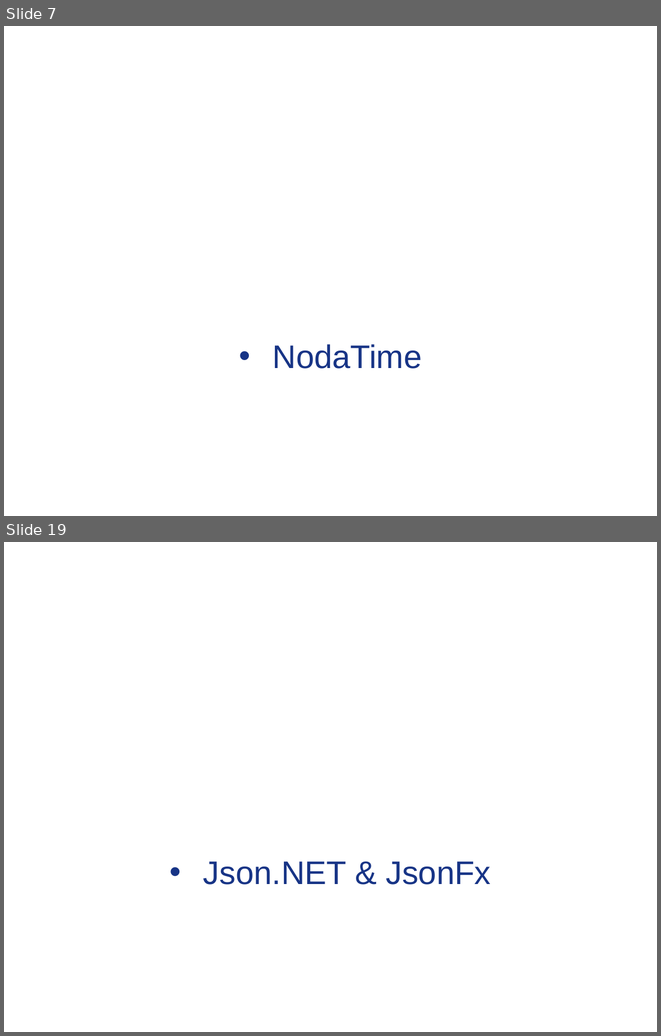
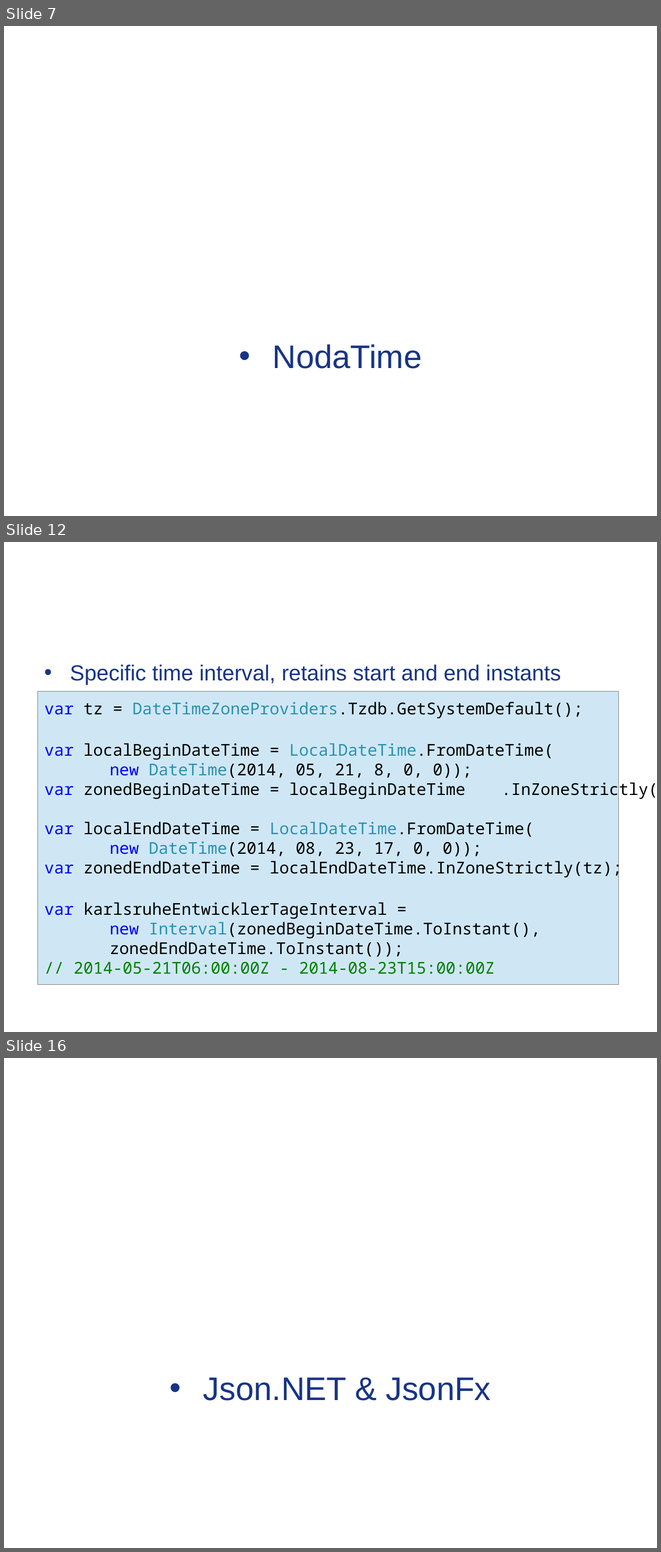
Before and after one commit to Timothep/MarathonWOShoes, a slide deck: BarefootMarathon.odp. Shown one above the other, each under a label of ours: slides 7 and 19 before the commit, slides 7, 12 and 16 after it; the slides between them are not shown. The pictures are 661x1036 and 661x1552 pixels, drawn with LibreOffice and Linux fonts; fonts in the diff are those of the drawing; background and template pictures are left out. Boxes give left, top, right and bottom in pixels: in the first picture for what was removed or moved away, otherwise in the second. Text is boxed around its words. In the diff, an @@ line names an element or a change of style, - is before the commit and + after.

Commit message:
Noda

```diff
--- a/BarefootMarathon.odp
+++ b/BarefootMarathon.odp
@@ slide 12 added at (4, 542, 657, 1032), background picture (left out) @@
@@ text added at (70, 664, 560, 685), 24 pt, text #173486 @@
+• Specific time interval, retains start and end instants
@@ title added at (200, 664, 276, 684), 24 pt, text #FFFFFF @@
+NodaTime, Interval
@@ rectangle added at (38, 691, 619, 984), fill #CFE7F5, outline #808080 0 pt, 18 pt, text #000000 @@
+var tz = DateTimeZoneProviders.Tzdb.GetSystemDefault();
+var localBeginDateTime = LocalDateTime.FromDateTime(
+new DateTime(2014, 05, 21, 8, 0, 0));
+var zonedBeginDateTime = localBeginDateTime .InZoneStrictly(tz);
+var localEndDateTime = LocalDateTime.FromDateTime(
+new DateTime(2014, 08, 23, 17, 0, 0));
+var zonedEndDateTime = localEndDateTime.InZoneStrictly(tz);
+var karlsruheEntwicklerTageInterval =
+new Interval(zonedBeginDateTime.ToInstant(),
+zonedEndDateTime.ToInstant());
+// 2014-05-21T06:00:00Z - 2014-08-23T15:00:00Z
@@ what was slide 19 is now slide 16 @@
```
Also in this commit, not shown: 11 slides changed, 1 other slide added, 5 slides removed, 4 other files.
